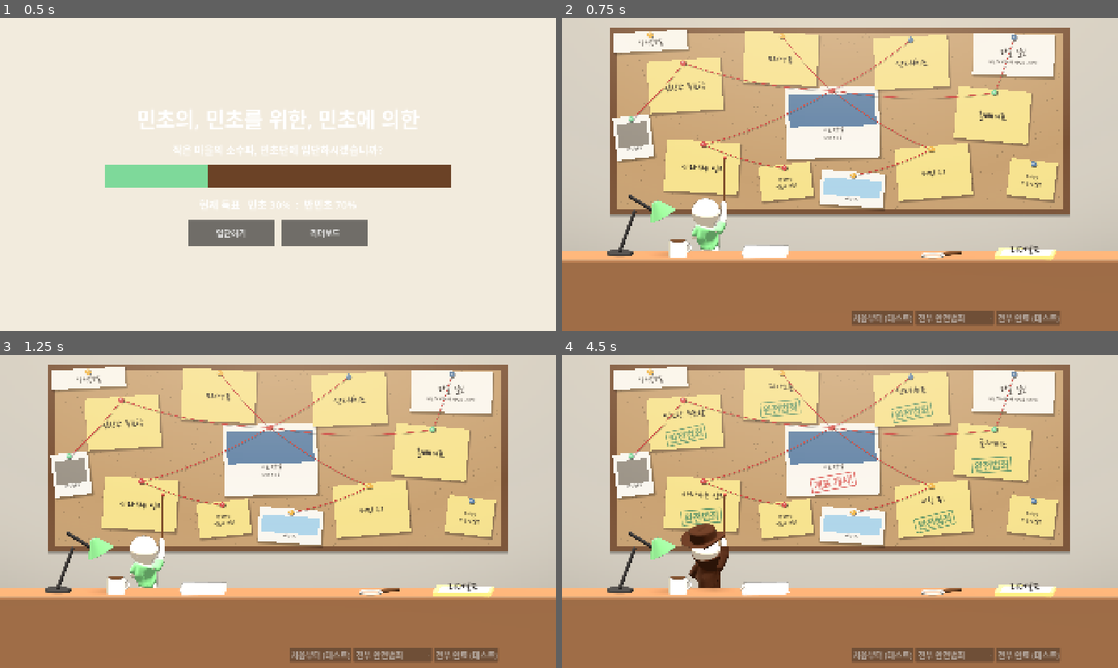
Above: before the commit, frames 1-4 (two rows, left to right).
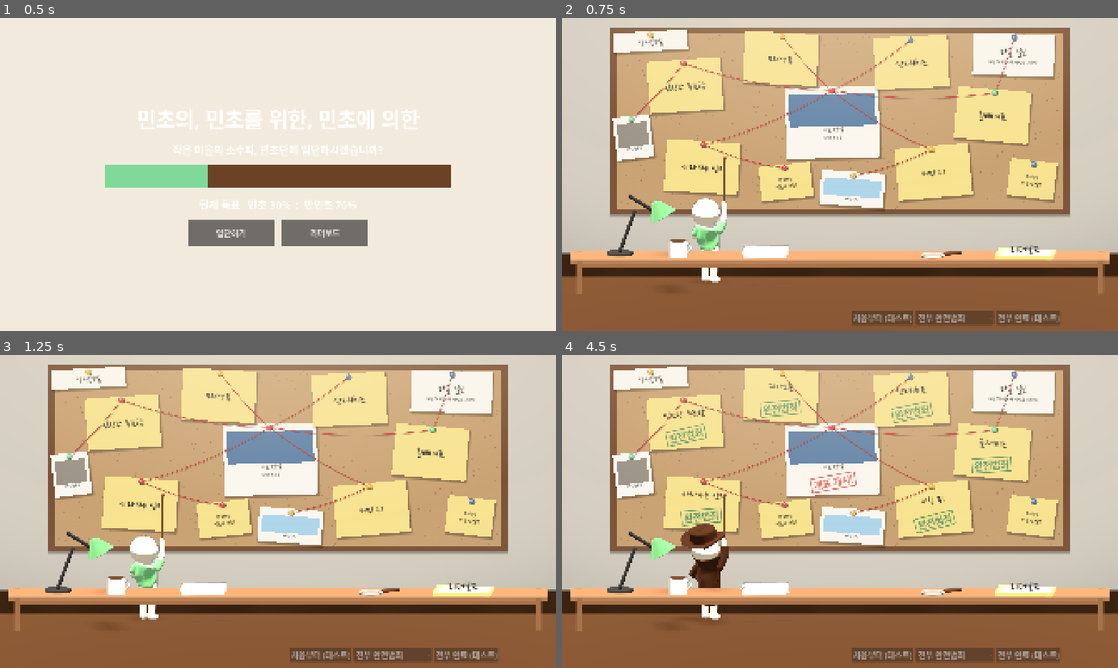
Above: after the commit, the same moments.

Repository: hahaha13791/mincho-game
Game: Godot game, scene res://main/title.tscn
Two runs of this game, one before a commit and one after it. Both use one fixed random seed, a clock stepped at 60 frames per second and the inputs below.
Inputs:
- Up to frame 1 (0.5 s): no input
- Up to frame 2 (0.75 s): click "입단하기" at 0.5 s
- Up to frame 3 (1.25 s): no input
- Up to frame 4 (4.5 s): click "리더보드" at 1.25 s; click "돌아가기" at 2 s; click "처음부터 (테스트)" at 2.75 s; click "전부 완전범죄" at 3.5 s; click "전부 완료 (테스트)" at 4.25 s

Frame 1 is identical in both runs. In frame 2, 3.9% of the frame differs, in the area x 0-100%, y 74-89%; in frame 3, 3.9%; in frame 4, 4.0%.

Commit message:
feat(main): 작전본부실 책상을 다리 책상으로 바꾸고 바닥을 깖
앞판이 화면 끝까지 내려가 벽처럼 보여 책상으로 읽히지 않았다. 상판 아래 얇은 띠와 다리 4개만 두고, 주인공 발 높이에 바닥과 책상 밑 그늘 벽을 둬 다리 사이로 주인공 다리가 보이게 함

Co-Authored-By: Claude Opus 5.5 <noreply@anthropic.com>

Diff:
--- a/main/hub/desk.gd
+++ b/main/hub/desk.gd
@@ -9,6 +9,8 @@
 const DEPTH: float = 1.6
 ## 책상(상판·소품) 앞뒤 위치. 뒷면이 주인공(z -0.5) 몸 앞에 오게 앞으로 뺀다. 겹치면 다리가 상판을 뚫고 잘려 보인다
 const DESK_Z: float = 0.75
+const FLOOR_Y: float = TOP_Y - 1.2 # 바닥 = 주인공 발. 책상 높이 1.2 : 주인공 키 약 3 (실제 책상 비율)
+const DESK_W: float = 18.6 # 양 끝 다리가 화면(폭 약 19.2) 안에 보이게
 const PROTAGONIST: PackedScene = preload("res://main/hub/protagonist.tscn")
 const HERO_SCALE: float = 1.8
 ## 주인공의 작전 행동. xs = 설 수 있는 위치(x) 후보, face = 바라보는 방향(0 = 화면, PI = 보드),
@@ -72,7 +74,7 @@
 	var a: Dictionary = ACTIONS[act_name]
 	var x: float = a["xs"].pick_random()
 	# 책상을 앞으로 뺀 만큼(DESK_Z × tan 11°) 내려야 책상 위로 보이는 몸 높이가 같다
-	_hero.position = Vector3(x, TOP_Y - 1.2 + a.get("lift", 0.0), -0.5)
+	_hero.position = Vector3(x, FLOOR_Y + a.get("lift", 0.0), -0.5)
 	_hero.rotation.y = a["face"]
 	_hero.act(String(act_name), a.get("prop", &""))
 	if a.has("hide"):
@@ -97,9 +99,18 @@
 	_desk_root.position.z = DESK_Z
 	add_child(_desk_root)
 	var wood: Color = PALETTE.wood.lightened(0.12)
-	_box(Vector3(22, 0.16, DEPTH), Vector3(0, TOP_Y - 0.08, 0), wood) # 상판
-	_box(Vector3(22, 0.06, 0.06), Vector3(0, TOP_Y - 0.03, DEPTH / 2.0), wood.lightened(0.15)) # 앞 모서리
-	_box(Vector3(22, 5.0, 0.1), Vector3(0, TOP_Y - 2.6, DEPTH / 2.0 - 0.05), wood.darkened(0.15)) # 앞판(화면 아래 끝까지)
+	_box(Vector3(DESK_W, 0.16, DEPTH), Vector3(0, TOP_Y - 0.08, 0), wood) # 상판
+	_box(Vector3(DESK_W, 0.06, 0.06), Vector3(0, TOP_Y - 0.03, DEPTH / 2.0), wood.lightened(0.15)) # 앞 모서리
+	# 상판 아래 앞뒤 띠 + 다리 4개. 다리 사이로 책상 밑(어두운 벽·바닥·주인공 다리)이 보여야 책상으로 읽힌다
+	for z in [DEPTH / 2.0 - 0.1, -DEPTH / 2.0 + 0.1]:
+		_box(Vector3(DESK_W - 0.4, 0.12, 0.06), Vector3(0, TOP_Y - 0.22, z), wood.darkened(0.1))
+		for x in [-DESK_W / 2.0 + 0.3, DESK_W / 2.0 - 0.3]:
+			_box(Vector3(0.22, TOP_Y - FLOOR_Y, 0.22), Vector3(x, (TOP_Y + FLOOR_Y) / 2.0, z), wood.darkened(0.1))
+	# 바닥(화면 아래 끝까지)과 책상 밑 뒷벽. 책상과 따로 앞뒤 위치를 잡는다
+	_box_in(self, Vector3(26, 0.1, 12), Vector3(0, FLOOR_Y - 0.05, 4.0), PALETTE.wood.darkened(0.4))
+	# 뒷벽은 뒤에 있어 화면에서 더 높이 찍힌다. 상판 위로 삐져나오지 않게 낮춘다
+	var wall_top: float = TOP_Y - 0.4
+	_box_in(self, Vector3(26, wall_top - FLOOR_Y, 0.1), Vector3(0, (wall_top + FLOOR_Y) / 2.0, -1.6), PALETTE.wood.darkened(0.6)) # 책상 밑 그늘
 
 	# 주인공: 책상 뒤에 서서 허리 아래는 책상에 가린다. 위치·행동은 set_stage()에서 정한다
 	_hero = PROTAGONIST.instantiate()
Not shown, changed: docs/todo/progress.md
